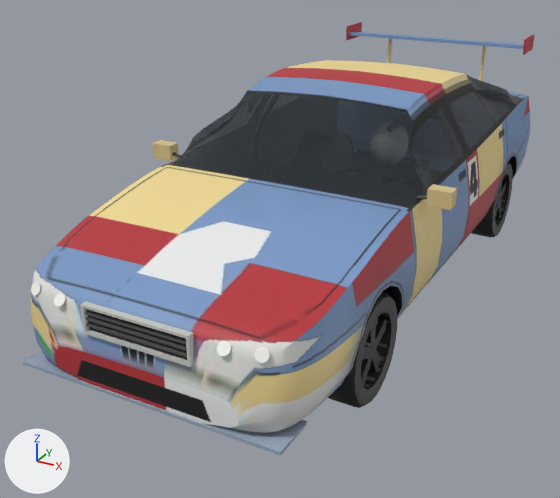
What one commit did to the glTF model public/cars/field/models/4.glb.
Before and after are seen from a camera (50 mm lens) standing at (2.12, -4.68, 2.46) and looking at (-0.26, -0.35, 0.29). Every picture has the same lights, and +X, +Y and +Z are marked at lower left. The older version comes first. Vertices at exactly the same position are counted once.

In view in the first picture: 'body', 'wheel_fl', 'wheel_rl'.
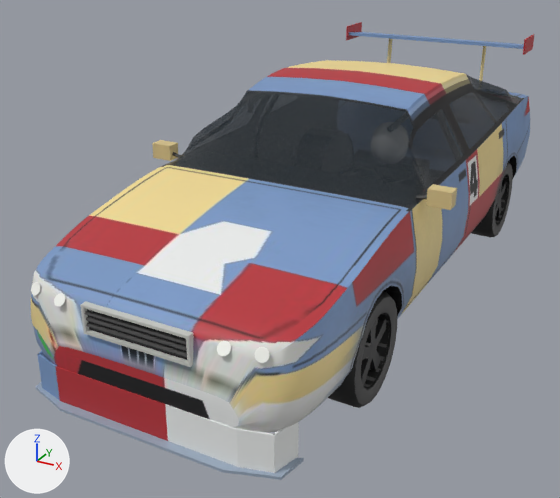
Diff of the bpy script that builds the scene:
```diff
--- a/public/cars/field/models/4.glb.py
+++ b/public/cars/field/models/4.glb.py
@@ me_body_mesh @@
 # used by ob_body; location = (0.0, 0.0, 0.0)
-me_body_mesh.from_pydata(...)  # 4015 vertices, 7522 faces; spans x -1.01..1.02, y -2.24..2.32, z 0.24..1.5
+me_body_mesh.from_pydata(...)  # 4067 vertices, 7626 faces; spans x -1.01..1.02, y -2.28..2.32, z 0.06..1.5
+# me_body_mesh part 1: a new loose piece of 24 vertices spanning x -0.79..0.79, y -2.28..-2.03, z 0.06..0.08, in mat_car4_livery (picture img_4_livery)
+# me_body_mesh part 2
+# 7 vertices are removed from x -0.78..0.78, y -2.24..-1.98, z 0.24..0.25
+# 12 faces are deleted
+# 1 vertex moves from x -0.78, y -1.98, z 0.25 to x -0.55, y -2.22, z 0.08
+# 17 vertices are added at x -0.76..0.76, y -2.23..-2.02, z 0.08
+# 18 new vertices lie (0.0, 0.0, 0.21) away from vertices in x -0.78..0.76, y -2.23..-1.98, z 0.08..0.25
+# 72 new faces join them, mat_car4_livery (picture img_4_livery)
 me_body_mesh.materials.append(mat_car4_livery)
```

Location of each change, [x1, y1, x2, y2] in pixels of the pictures (560 x 498 px):
'body', reshaped: before [23, 22, 535, 456]; after [31, 22, 535, 480]
part 1 of me_body_mesh, added: after [36, 382, 304, 480]
part 2 of me_body_mesh, built on: before [23, 350, 307, 456]; after [37, 350, 299, 473]
